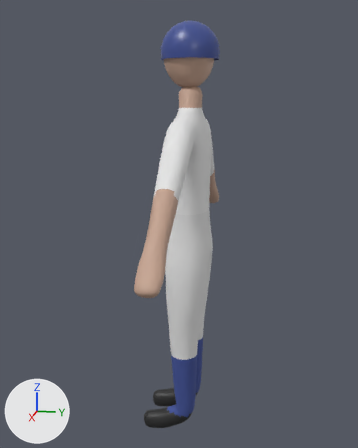
What one commit did to the glTF model assets/players/player_batter.glb.
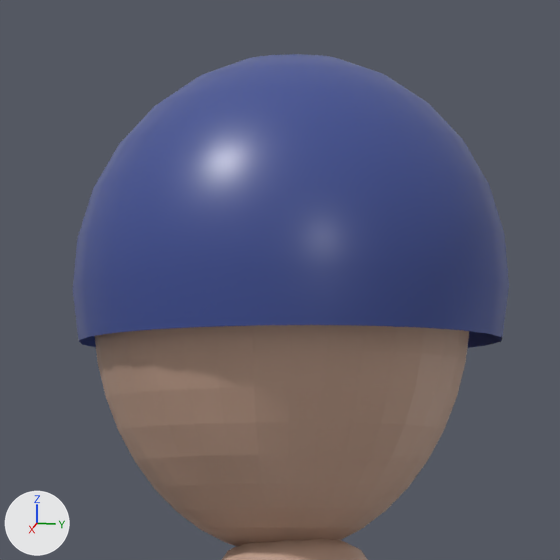
Each version is shown whole from a 50 mm camera at (2.162, 0.382, 1.544) aimed at (-0.013, -0.053, 1.0), then close up on the part from 42% to 63% of the width and 3% to 20% of the height. Every picture has the same lights, and +X, +Y and +Z are marked at lower left. The first two pictures are the older version.

Names of what the first close-up shows: 'Body', 'Gear_Helmet'.
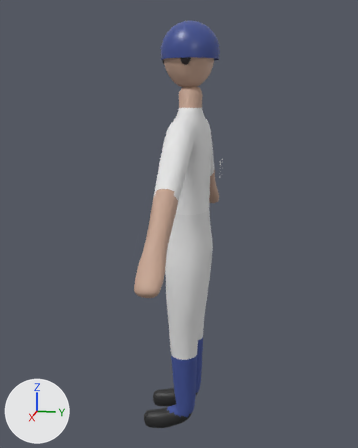
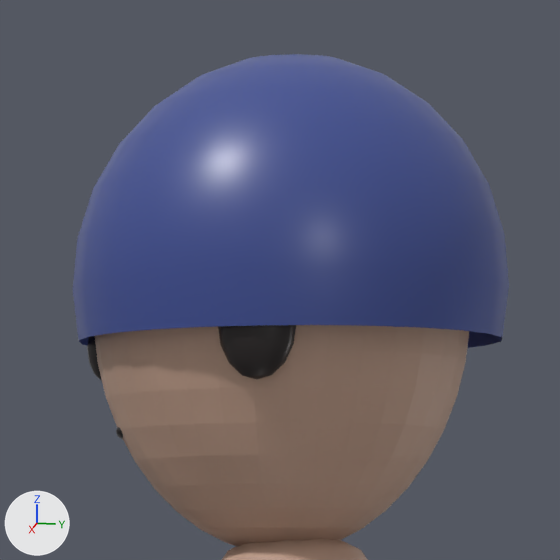
Patch to the scene script:
```diff
--- a/assets/players/player_batter.glb.py
+++ b/assets/players/player_batter.glb.py
@@ mat_face_features @@
+mat_face_features = principled_material('face_features')
+mat_face_features.base_color = (0.02, 0.015, 0.015)  # black #272121
+mat_face_features.roughness = 0.4
@@ me_face_details @@
+me_face_details.from_pydata(...)  # 860 vertices, 1680 faces; spans x -0.102..0.102, y -0.122..0.017, z 1.663..1.781
+me_face_details.materials.append(mat_face_features)  # black #272121
@@ ob_face_details @@
+ob_face_details = bpy.data.objects.new('Face_Details', me_face_details)
+ob_face_details.location = (0.0, 0.0, 0.0)
```

Where the change shows, as pixel boxes [x1, y1, x2, y2] in the close-ups (560 x 560 px):
'Face_Details', added
    after: [87, 325, 296, 440]
